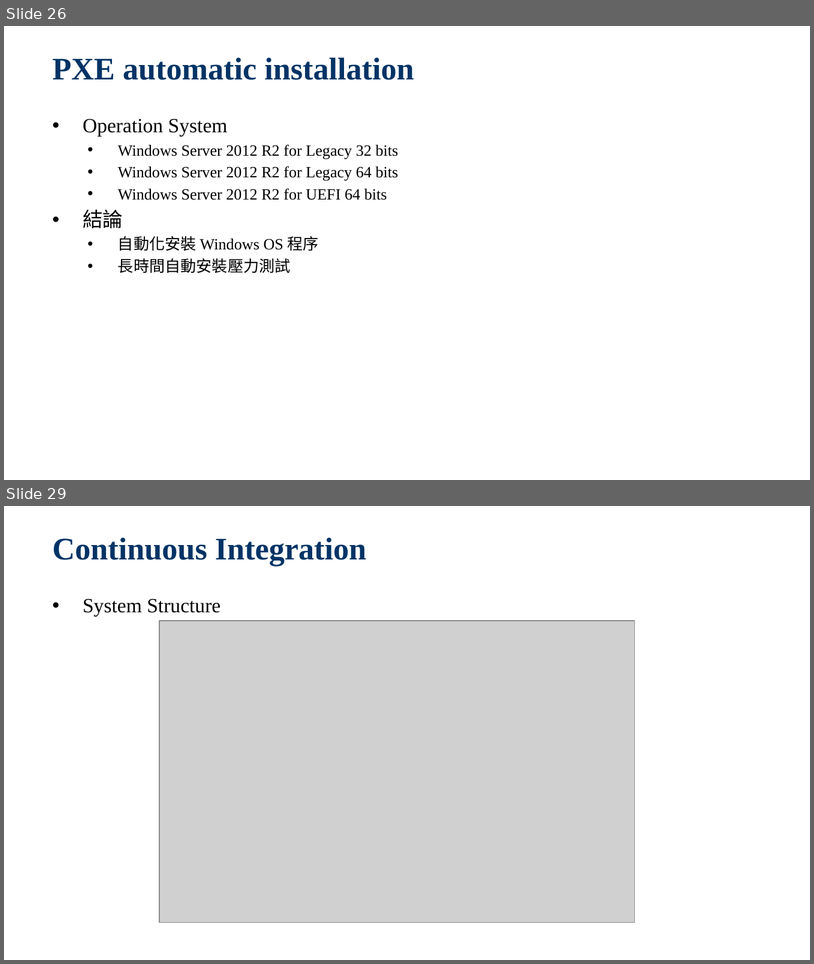
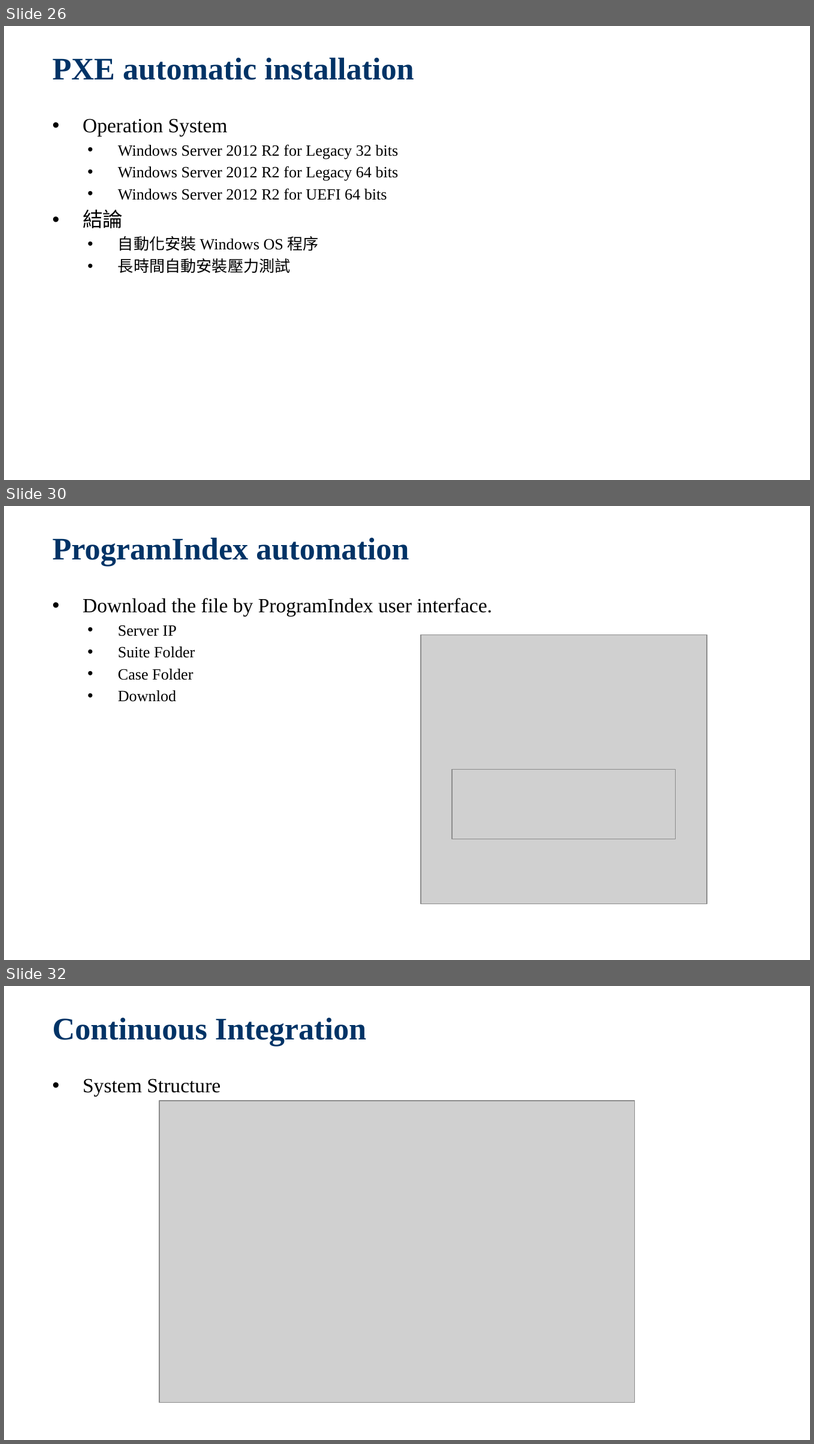
Before and after one commit to jackiejay888/automation, a slide deck: kpi/Test Automation_Demo.pptx. Shown one above the other, each under a label of ours: slides 26 and 29 before the commit, slides 26, 30 and 32 after it; the slides between them are not shown. The pictures are 814x964 and 814x1444 pixels, drawn with LibreOffice and Linux fonts; fonts in the diff are those of the drawing; grey boxes stand for pictures; background and template pictures are left out. Boxes give left, top, right and bottom in pixels: in the first picture for what was removed or moved away, otherwise in the second. Text is boxed around its words. In the diff, an @@ line names an element or a change of style, - is before the commit and + after.

```diff
--- a/kpi/Test Automation_Demo.pptx
+++ b/kpi/Test Automation_Demo.pptx
@@ slide 30 added at bbox=[4, 506, 810, 960], background picture (left out) @@
@@ title added at bbox=[53, 537, 409, 566], 28 pt, text #003366, bold @@
+ProgramIndex automation
@@ text added at bbox=[83, 598, 492, 702], 18 pt, text #000000 @@
+  • Download the file by ProgramIndex user interface.
+    • Server IP
+    • Suite Folder
+    • Case Folder
+    • Downlod
@@ picture added at bbox=[421, 635, 707, 904] @@
@@ picture added at bbox=[452, 769, 676, 839] @@
@@ what was slide 29 is now slide 32 @@
```
Also in this commit, not shown: 8 slides changed, 2 other slides added, 2 other files.
